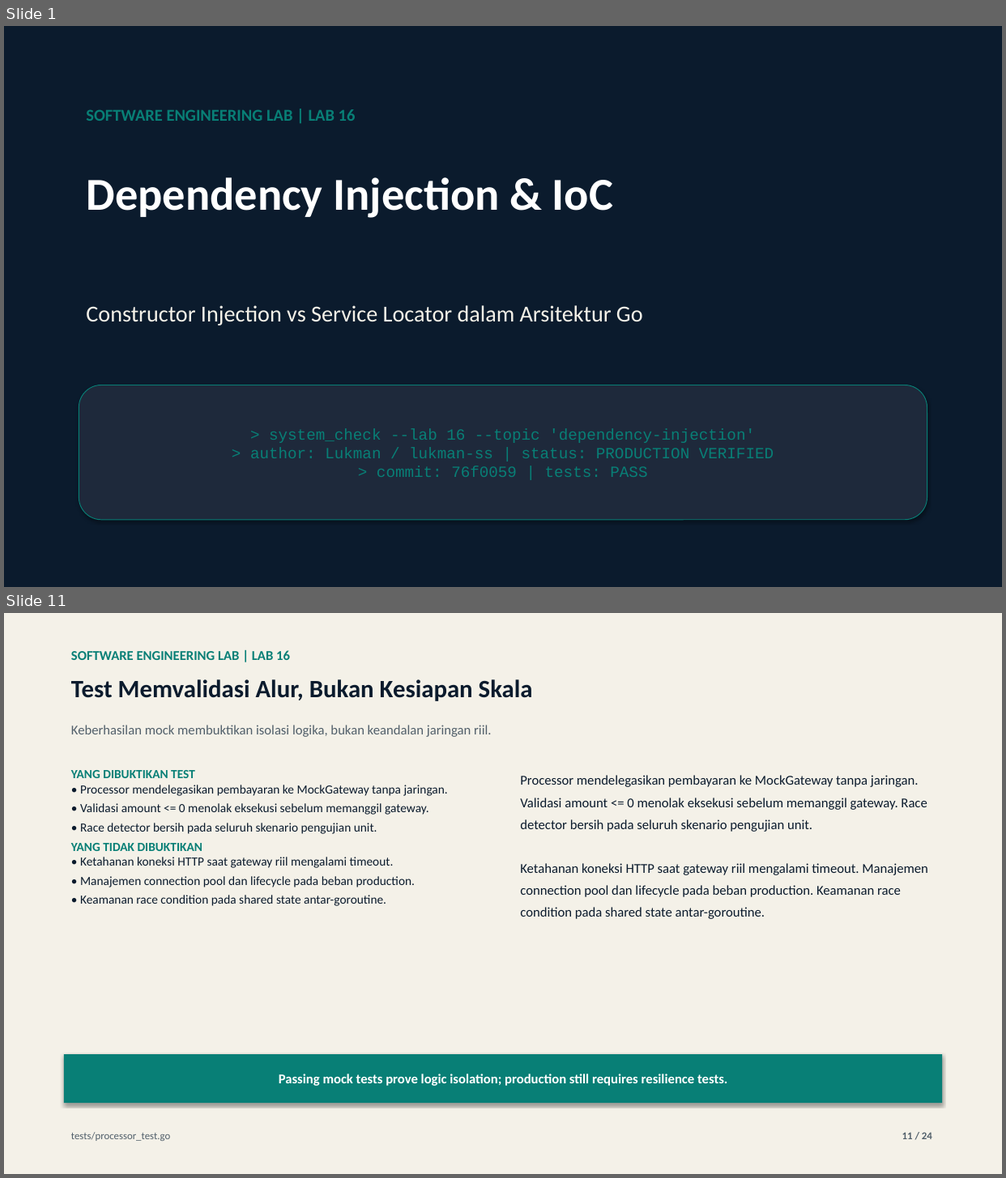
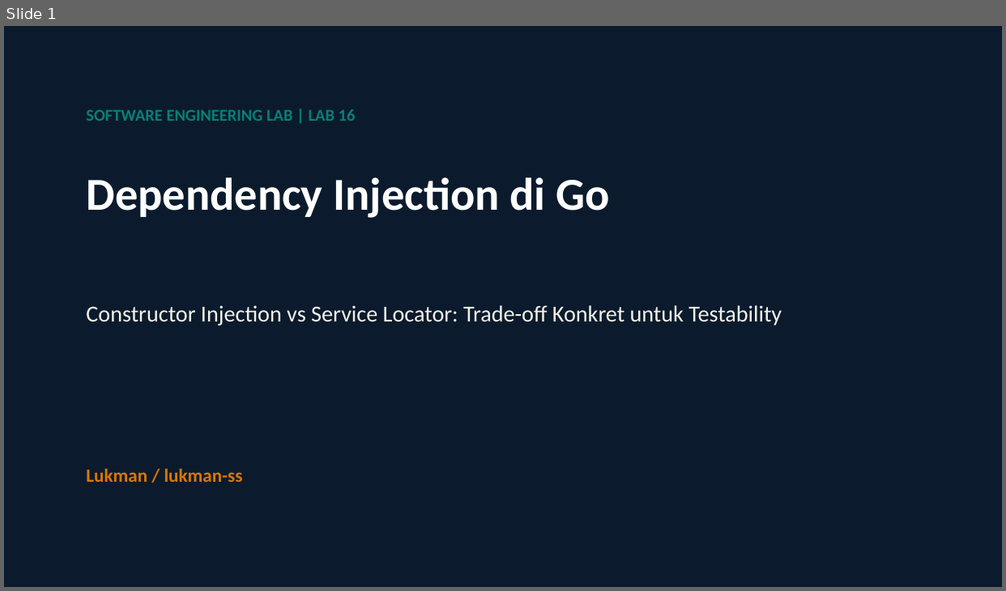
Before and after one commit to lukman-ss/software-engineering-lab, a slide deck: labs/16-dependency-injection/result/linkedin/lab-16-dependency-injection-carousel.pptx. Shown one above the other, each under a label of ours: slides 1 and 11 before the commit, slide 1 after it; the slides between them are not shown. The pictures are 1006x1178 and 1006x591 pixels, drawn with LibreOffice and Linux fonts; fonts in the diff are those of the drawing. Boxes give left, top, right and bottom in pixels: in the first picture for what was removed or moved away, otherwise in the second. Text is boxed around its words. In the diff, an @@ line names an element or a change of style, - is before the commit and + after.

Commit message:
feat(16-dependency-injection): publish carousel presentation, articles, and media deliverables
Complete publication package for Lab 16 (Dependency Injection):
Topic: Constructor Injection vs Service Locator: A Concrete Trade-off for Testability

- Carousel Deck: 24-slide visual storytelling deck in PDF and editable PPTX format
- Cover Artworks: Dual-language CRT covers (ID & EN 1920x1080 PNG)
- Technical Articles: Dev.to markdown draft and Medium HTML publication
- Reproducible Source: Defined via content_def.py with strict quality gates
- Claim Boundaries: Grounded in lab test assertions without exaggerated production claims

```diff
--- a/labs/16-dependency-injection/result/linkedin/lab-16-dependency-injection-carousel.pptx
+++ b/labs/16-dependency-injection/result/linkedin/lab-16-dependency-injection-carousel.pptx
@@ slide 11 removed at (4,613,1002,1174), background #FFFFFF @@
@@ rectangle removed at (4,613,1002,1174) @@
@@ text removed at (71,650,290,660) @@
-SOFTWARE ENGINEERING LAB | LAB 16
@@ text removed at (71,679,533,701) @@
-Test Memvalidasi Alur, Bukan Kesiapan Skala
@@ text removed at (71,725,491,737) @@
-Keberhasilan mock membuktikan isolasi logika, bukan keandalan jaringan riil.
@@ text removed at (71,770,448,906) @@
-YANG DIBUKTIKAN TEST
-• Processor mendelegasikan pembayaran ke MockGateway tanpa jaringan.
-• Validasi amount <= 0 menolak eksekusi sebelum memanggil gateway.
-• Race detector bersih pada seluruh skenario pengujian unit.
-YANG TIDAK DIBUKTIKAN
-• Ketahanan koneksi HTTP saat gateway riil mengalami timeout.
-• Manajemen connection pool dan lifecycle pada beban production.
-• Keamanan race condition pada shared state antar-goroutine.
@@ text removed at (520,775,928,919) @@
-Processor mendelegasikan pembayaran ke MockGateway tanpa jaringan. Validasi amount <= 0 menolak eksekusi sebelum memanggil gateway. Race detector bersih pada seluruh skenario pengujian unit.
-Ketahanan koneksi HTTP saat gateway riil mengalami timeout. Manajemen connection pool dan lifecycle pada beban production. Keamanan race condition pada shared state antar-goroutine.
@@ rectangle removed at (64,1054,942,1103) @@
-Passing mock tests prove logic isolation; production still requires resilience tests.
@@ text removed at (71,1132,170,1141) @@
-tests/processor_test.go
@@ text removed at (902,1132,932,1139) @@
-11 / 24
@@ slide 1 changed as well @@
@@ text at (86,177,609,218): text changed @@
-Dependency Injection & IoC
+Dependency Injection di Go
@@ text at (86,305,782,326): text changed @@
-Constructor Injection vs Service Locator dalam Arsitektur Go
+Constructor Injection vs Service Locator: Trade-off Konkret untuk Testability
@@ text "Lukman / lukman-ss": place and size @@
-text "Lukman / lukman-ss" at (79,386,927,520)
+text "Lukman / lukman-ss" at (86,468,243,482)
@@ text "Lukman / lukman-ss" at (86,468,243,482): vertical alignment middle to top; fill #1E293B to none; outline #087F76 0.75 pt to none; shadow off @@
@@ text at (86,468,243,482): text changed; size 15 to 18 pt; font Courier New to Calibri; text colour #087F76 to #D97706; bold on @@
-> system_check --lab 16 --topic 'dependency-injection'
-> author: Lukman / lukman-ss | status: PRODUCTION VERIFIED
-> commit: 76f0059 | tests: PASS
+Lukman / lukman-ss
```
Also in this commit, not shown: 20 other slides changed, 3 slides added, 2 other slides removed, 9 other files.
